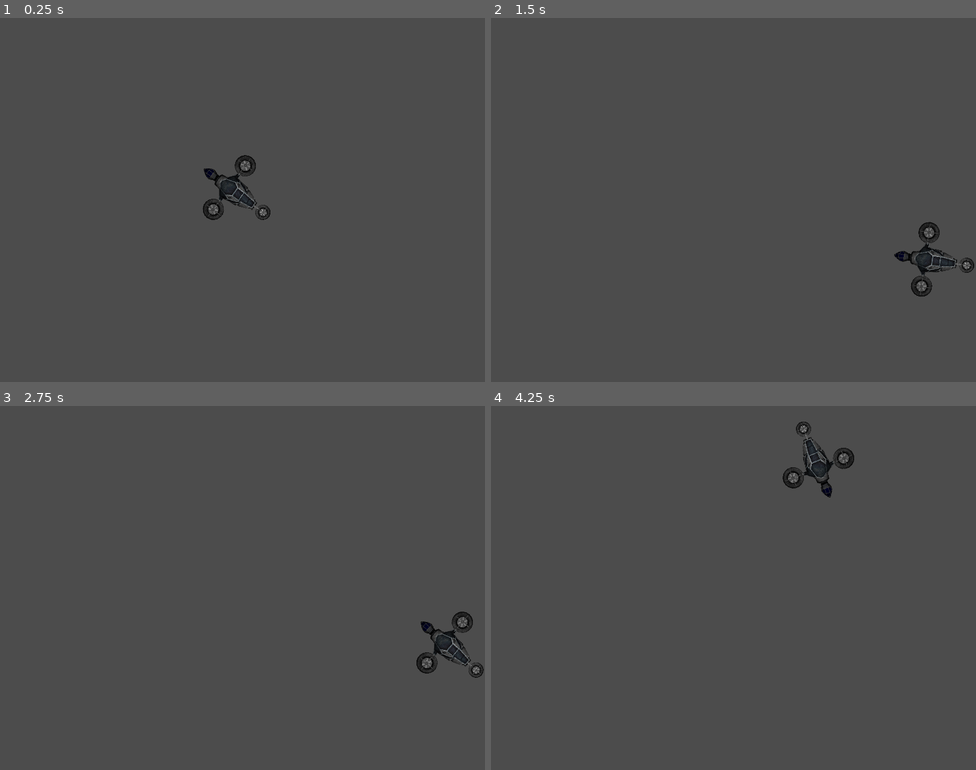
Above: before the commit, frames 1-4 (two rows, left to right).
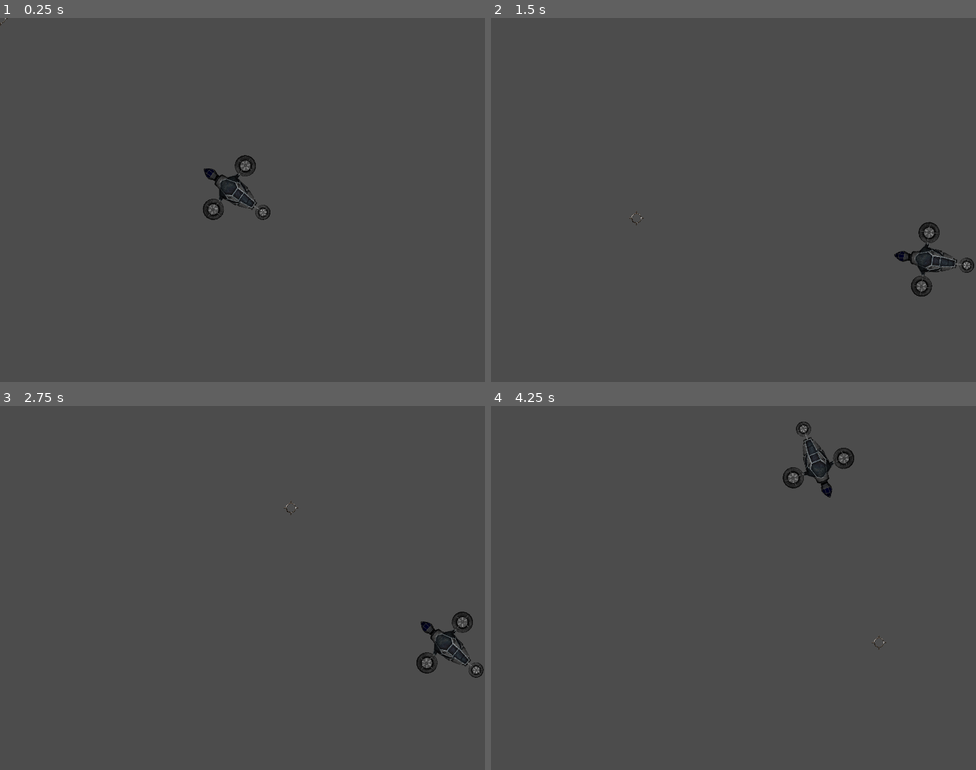
Above: after the commit, the same moments.

Repository: MadOgre/brink-of-extinction
Game: Godot game, scene res://stages/game_stage.tscn
Same seed, same stepped clock (60 frames per second), same inputs: the game is played once before the commit and once after it.
Inputs (mouse positions are in pixels of both pictures, inside the frame that each line leads up to):
- Up to frame 1 (0.25 s): no input
- Up to frame 2 (1.5 s): tap Enter at 0.5 s; move the mouse to (840, 181) at 0.52 s; hold D (game_right) 0.53-1.28 s; move the mouse to (636, 218) at 1.27 s; hold S (game_down) from 1.28 s (still down)
- Up to frame 3 (2.75 s): tap Space at 2 s; move the mouse to (291, 507) at 2.02 s; release S (game_down) at 2.03 s; hold D (game_right) from 2.03 s (still down)
- Up to frame 4 (4.25 s): tap Enter at 2.75 s; move the mouse to (709, 660) at 2.77 s; release D (game_right) at 2.78 s; hold W (game_up) 2.78-3.53 s; move the mouse to (879, 642) at 3.52 s; hold A (game_left) from 3.53 s (still down)

The runs differ from the first frame. In frame 1, less than 0.1% of the frame differs, in the area x 0-55%, y 0-55%; in frame 2, less than 0.1%, in the area x 28-99%, y 53-76%; in frame 3, less than 0.1%; in frame 4, less than 0.1%.

Commit message:
Add reticle sprite, and connect with mouse cursor @U21

Diff:
--- a/project.godot
+++ b/project.godot
@@ -17,6 +17,7 @@
 
 window/size/width=800
 window/vsync/use_vsync=false
+mouse_cursor/custom_image="res://sprites/GUI/crosshair.png"
 
 [importer_defaults]
 
--- a/scenes/airship.tscn
+++ b/scenes/airship.tscn
@@ -17,7 +17,7 @@
 "speed": 30.0
 } ]
 
-[node name="airship" type="KinematicBody2D" index="0"]
+[node name="airship" type="KinematicBody2D"]
 
 position = Vector2( -2.57749, 0.205878 )
 input_pickable = false
@@ -38,7 +38,6 @@
 scale = Vector2( 0.3, 0.3 )
 frames = SubResource( 1 )
 animation = "default"
-frame = 2
 playing = true
 _sections_unfolded = [ "Transform" ]
 
--- /dev/null
+++ b/scripts/game_stage.gd
@@ -0,0 +1,4 @@
+extends Node
+
+func _ready():
+	Input.set_mouse_mode(Input.MOUSE_MODE_HIDDEN)
--- /dev/null
+++ b/scripts/mouse_cursor.gd
@@ -0,0 +1,4 @@
+extends Node2D
+
+func _process(delta):
+	position = get_viewport().get_mouse_position()
--- a/stages/game_stage.tscn
+++ b/stages/game_stage.tscn
@@ -1,13 +1,18 @@
-[gd_scene load_steps=3 format=2]
+[gd_scene load_steps=6 format=2]
 
-[ext_resource path="res://scenes/walls.tscn" type="PackedScene" id=1]
-[ext_resource path="res://scenes/airship.tscn" type="PackedScene" id=2]
+[ext_resource path="res://scripts/game_stage.gd" type="Script" id=1]
+[ext_resource path="res://scenes/walls.tscn" type="PackedScene" id=2]
+[ext_resource path="res://scenes/airship.tscn" type="PackedScene" id=3]
+[ext_resource path="res://scripts/mouse_cursor.gd" type="Script" id=4]
+[ext_resource path="res://sprites/GUI/crosshair.png" type="Texture" id=5]
 
-[node name="game_stage" type="Node"]
+[node name="game_stage" type="Node" index="0"]
 
-[node name="walls" parent="." index="0" instance=ExtResource( 1 )]
+script = ExtResource( 1 )
 
-[node name="airship" parent="." index="1" instance=ExtResource( 2 )]
+[node name="walls" parent="." index="0" instance=ExtResource( 2 )]
+
+[node name="airship" parent="." index="1" instance=ExtResource( 3 )]
 
 position = Vector2( 389.88, 286.995 )
 _sections_unfolded = [ "Linear", "Pickable", "Transform" ]
@@ -17,5 +22,16 @@
 
 _sections_unfolded = [ "Offset", "Transform" ]
 
+[node name="mouse_cursor" type="Node2D" parent="." index="2"]
+
+position = Vector2( 171.995, 98.9071 )
+script = ExtResource( 4 )
+
+[node name="mouse_cursor_sprite" type="Sprite" parent="mouse_cursor" index="0"]
+
+scale = Vector2( 0.1, 0.1 )
+texture = ExtResource( 5 )
+_sections_unfolded = [ "Transform" ]
+
 
 [editable path="airship"]
Binary file added: sprites/GUI/crosshair.png
Not shown, added: sprites/GUI/crosshair.png.import
